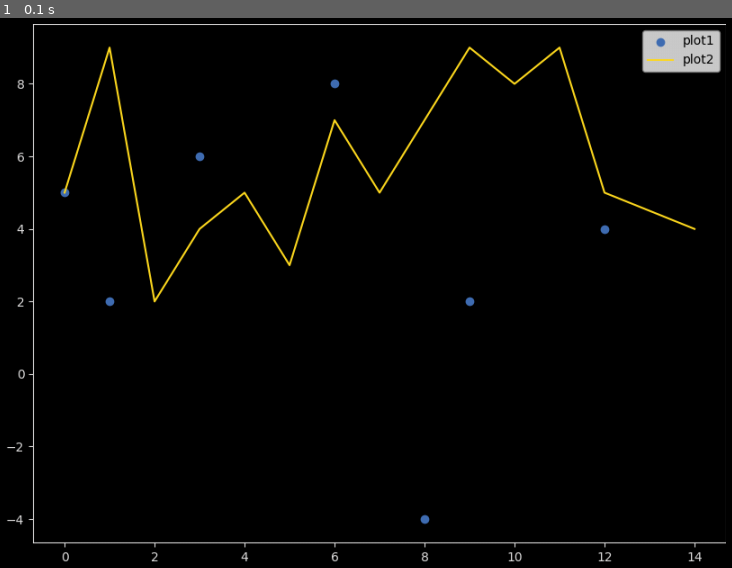
Above: before the commit, frame 1.
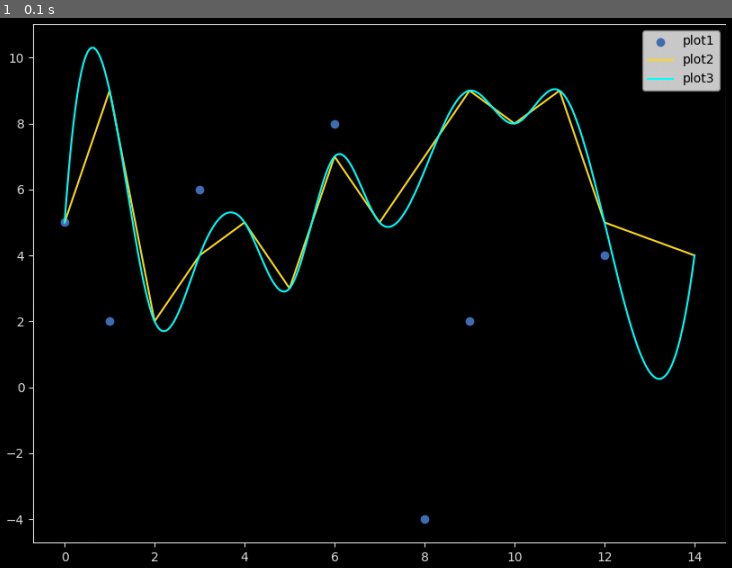
Above: after the commit, the same moment.

Repository: IAmDaanE/pygame-plot
Game: pygame game, started from plot_test.py
Two runs of this game, one before a commit and one after it. Both use one fixed random seed, a clock stepped at 60 frames per second and the inputs below.
Inputs:
- Up to frame 1 (0.1 s): no input

The runs differ from the first frame. In frame 1, 3.9% of the frame differs, in the area x 0-99%, y 5-80%.

Commit message:
plot_test.py now also uses smoothline

Diff:
--- a/plot_test.py
+++ b/plot_test.py
@@ -6,19 +6,22 @@
 
 plot_types_list = [
     "scatter",
-    "line"
+    "line",
+    "smoothline"
 ]
 
 plot_labels_list = [
     "plot1",
-    "plot2"
+    "plot2",
+    "plot3"
 ]
 
 plot_colours_dict = {
     "background": "#000000",
     "axes": "#E1E0E0",
     0: "#416EB3",
-    1: "#FFDA21"
+    1: "#FFDA21",
+    2: "#00FFFF"
 }
 
 plot_surface = pygame.Surface((800, 600))
@@ -40,6 +43,10 @@
         [
             [0, 1, 2, 3, 4, 5, 6, 7, 9, 10, 11, 12, 14],
             [5, 9, 2, 4, 5, 3, 7, 5, 9, 8, 9, 5, 4]
+        ],
+        [
+            [0, 1, 2, 3, 4, 5, 6, 7, 9, 10, 11, 12, 14],
+            [5, 9, 2, 4, 5, 3, 7, 5, 9, 8, 9, 5, 4]
         ]
     ]
 )
